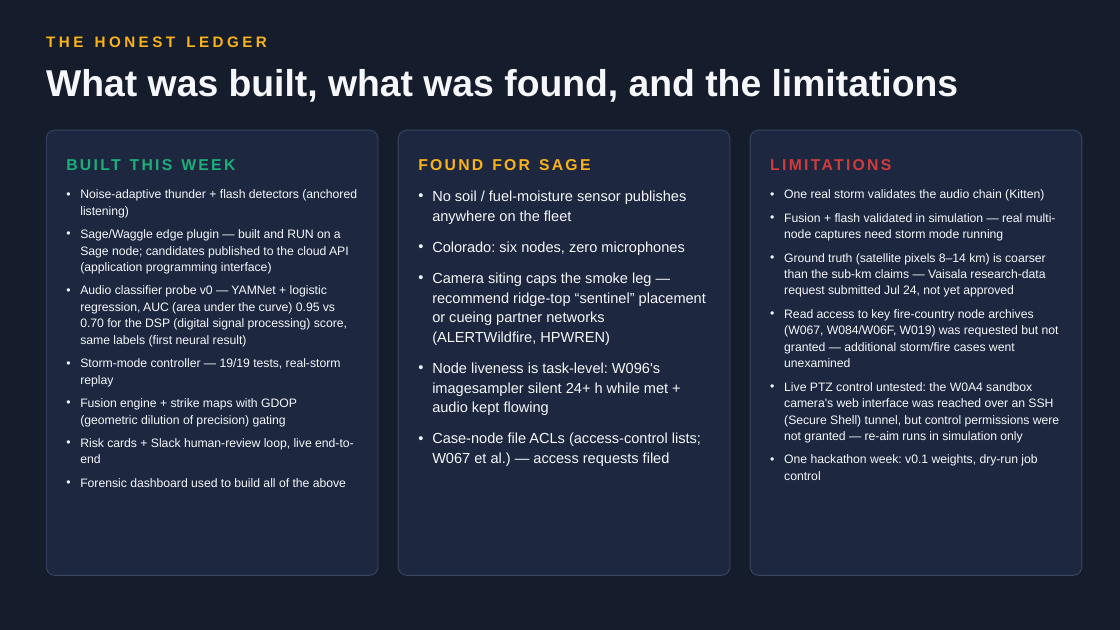
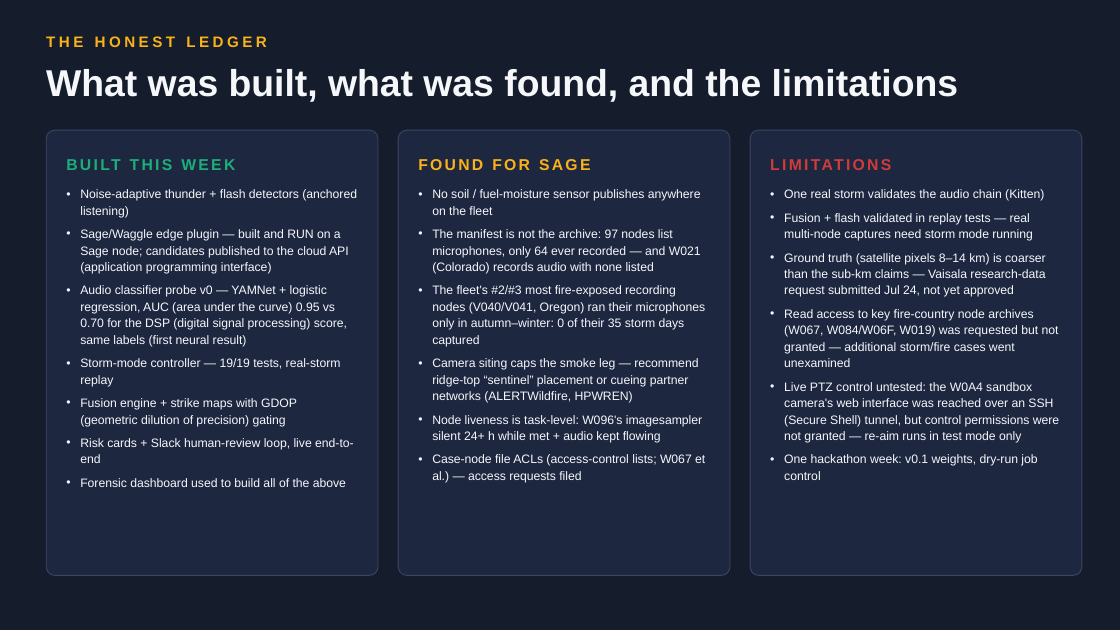
Before and after one commit to scwatson4/sage-summer-camp-2026, a slide deck: slide 9 of flashpoint/deck/FlashPoint-Camp-Results.pptx. Drawn at 1120x630 pixels with LibreOffice and Linux fonts; fonts in the diff are those of the drawing. Boxes give left, top, right and bottom in pixels: in the first picture for what was removed or moved away, otherwise in the second. Text is boxed around its words. In the diff, an @@ line names an element or a change of style, - is before the commit and + after.

```diff
--- a/flashpoint/deck/FlashPoint-Camp-Results.pptx
+++ b/flashpoint/deck/FlashPoint-Camp-Results.pptx
@@ text at (x1=432, y1=189, x2=705, y2=483): size 12.5 to 10.5 pt in "No soil / fuel-moisture sensor publishes anywhere ...", "Camera siting caps the smoke leg — ...", "Node liveness is task-level: W096's imagesampler silent ...", "Case-node file ACLs (access-control lists; W067 et ..."; less space between paragraphs @@
@@ text at (x1=432, y1=229, x2=706, y2=347): text changed; size 12.5 to 10.5 pt @@
-• Colorado: six nodes, zero microphones
+• The manifest is not the archive: 97 nodes list microphones, only 64 ever recorded — and W021 (Colorado) records audio with none listed
+• The fleet's #2/#3 most fire-exposed recording nodes (V040/V041, Oregon) ran their microphones only in autumn–winter: 0 of their 35 storm days captured
@@ text at (x1=784, y1=213, x2=1033, y2=241): text changed @@
-• Fusion + flash validated in simulation — real multi-node captures need storm mode running
+• Fusion + flash validated in replay tests — real multi-node captures need storm mode running
@@ text at (x1=784, y1=382, x2=1059, y2=443): text changed @@
-• Live PTZ control untested: the W0A4 sandbox camera's web interface was reached over an SSH (Secure Shell) tunnel, but control permissions were not granted — re-aim runs in simulation only
+• Live PTZ control untested: the W0A4 sandbox camera's web interface was reached over an SSH (Secure Shell) tunnel, but control permissions were not granted — re-aim runs in test mode only
```
Also in this commit, not shown: 2 other slides changed, 6 other files.
